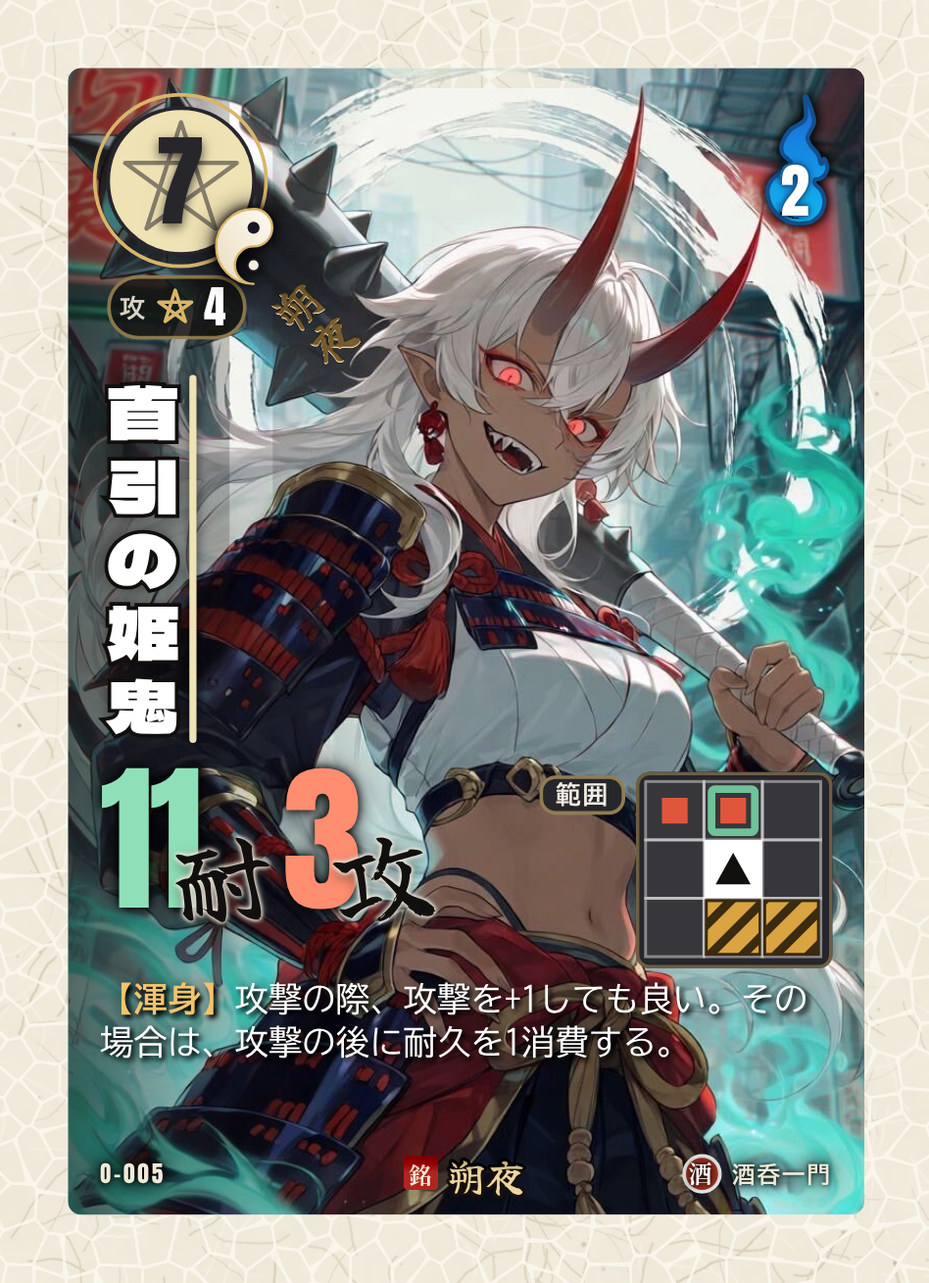
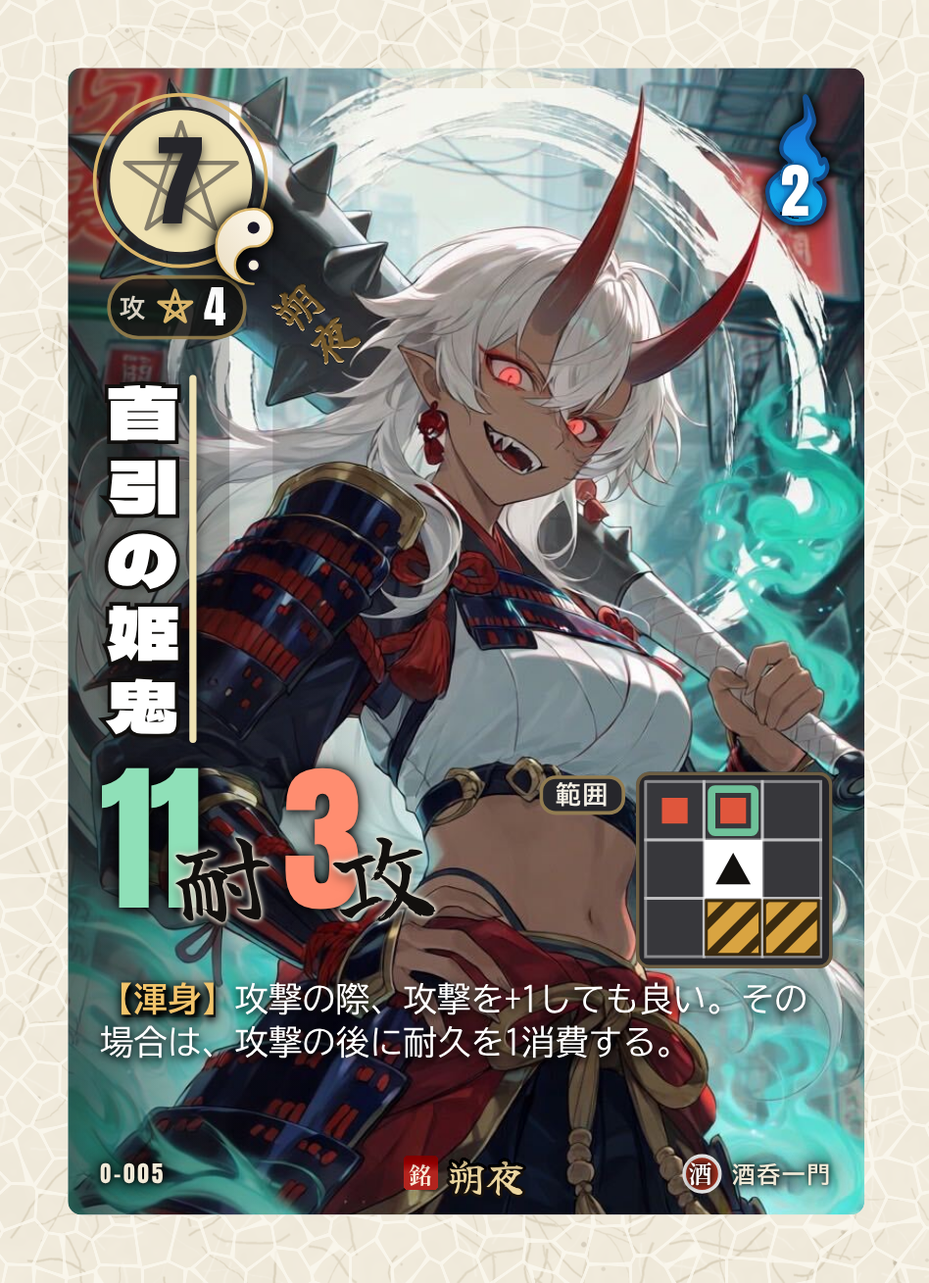
Revision of a layered 929 × 1283 image; what changed, layer by layer:
removed layer "11_効果文_白文字と影_1106" over [95, 970, 814, 1069]
added layer "11c_効果文_白文字(影なし)" above "11b_効果文の影_内側(0 1px 2px 黒90%)" over [99, 979, 806, 1059]
added layer "11b_効果文の影_内側(0 1px 2px 黒90%)" (90%) above "11a_効果文の影_外側(0 0 4px 黒60%)" over [95, 975, 814, 1069]
added layer "11a_効果文の影_外側(0 0 4px 黒60%)" (60%) above "札(効果文なし・銘入り)" over [95, 970, 814, 1069]
unmasked "札(効果文なし・銘入り)" over [95, 970, 814, 1069]
